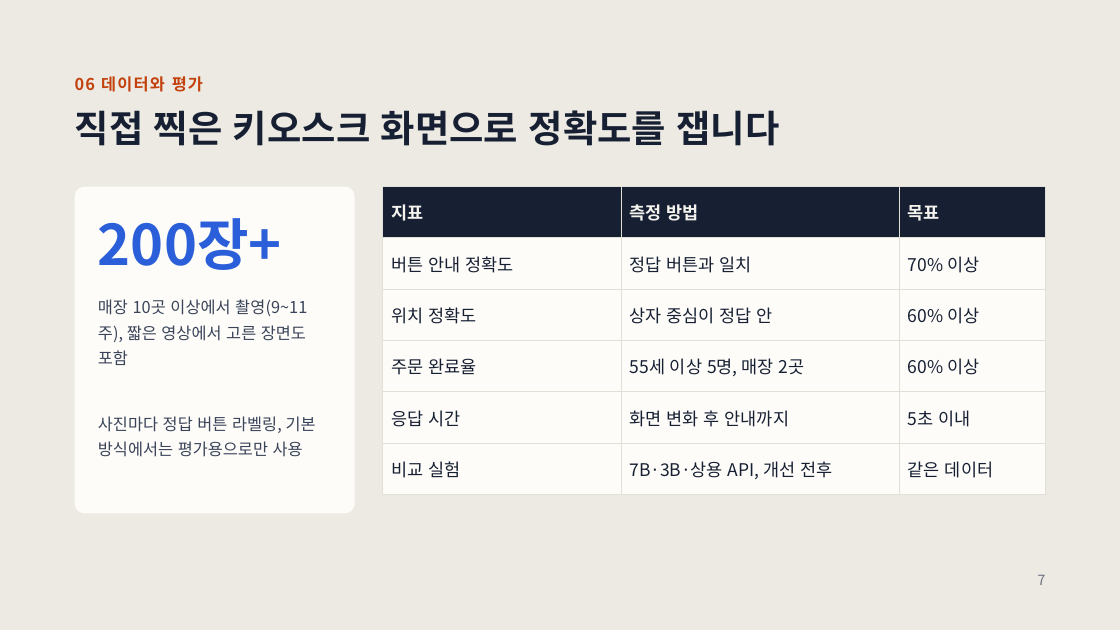
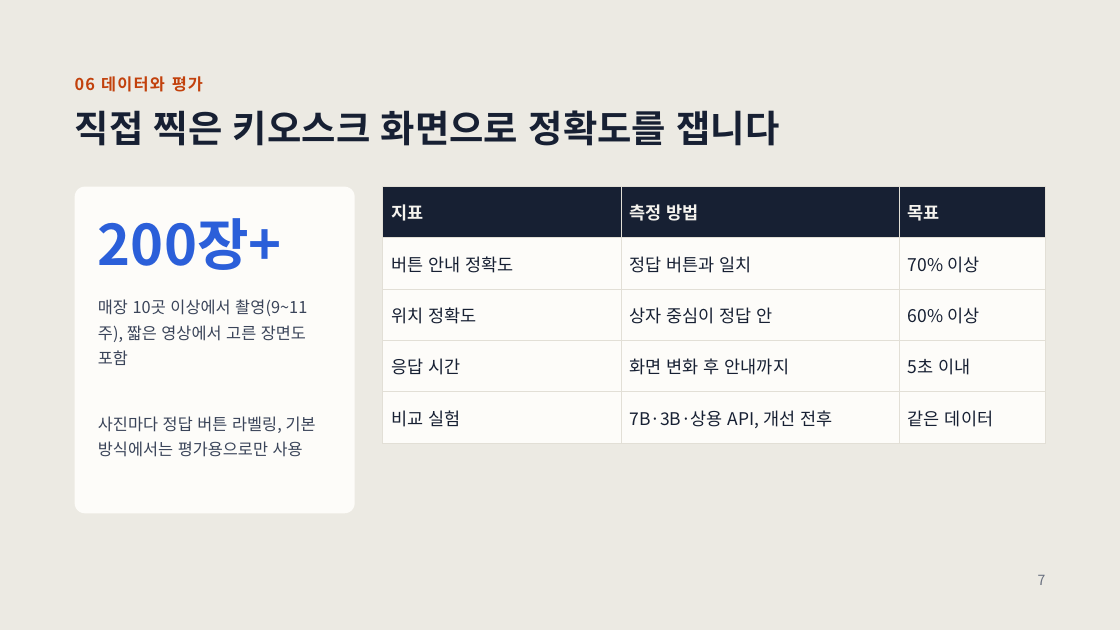
Before and after one commit to TeamProjectAIServiceDevelop/team-project, a slide deck: slide 7 of 자료/발표자료-KIOSSON.pptx. Drawn at 1120x630 pixels with LibreOffice and Linux fonts; fonts in the diff are those of the drawing. Boxes give left, top, right and bottom in pixels: in the first picture for what was removed or moved away, otherwise in the second. Text is boxed around its words. In the diff, an @@ line names an element or a change of style, - is before the commit and + after.

```diff
--- a/자료/발표자료-KIOSSON.pptx
+++ b/자료/발표자료-KIOSSON.pptx
@@ table at (383,187,1046,432) @@
-row 4: 주문 완료율 | 55세 이상 5명, 매장 2곳 | 60% 이상
```
Also in this commit, not shown: 3 other slides changed, 3 other files.
